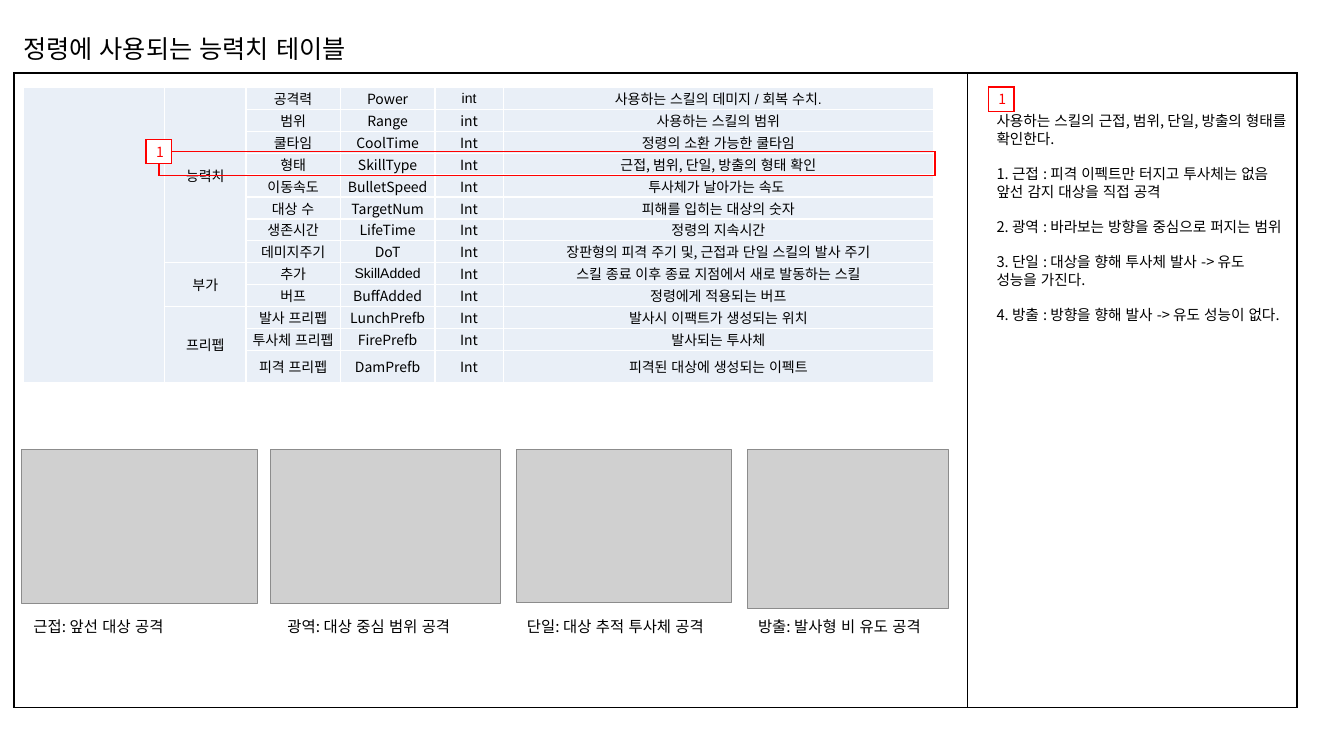
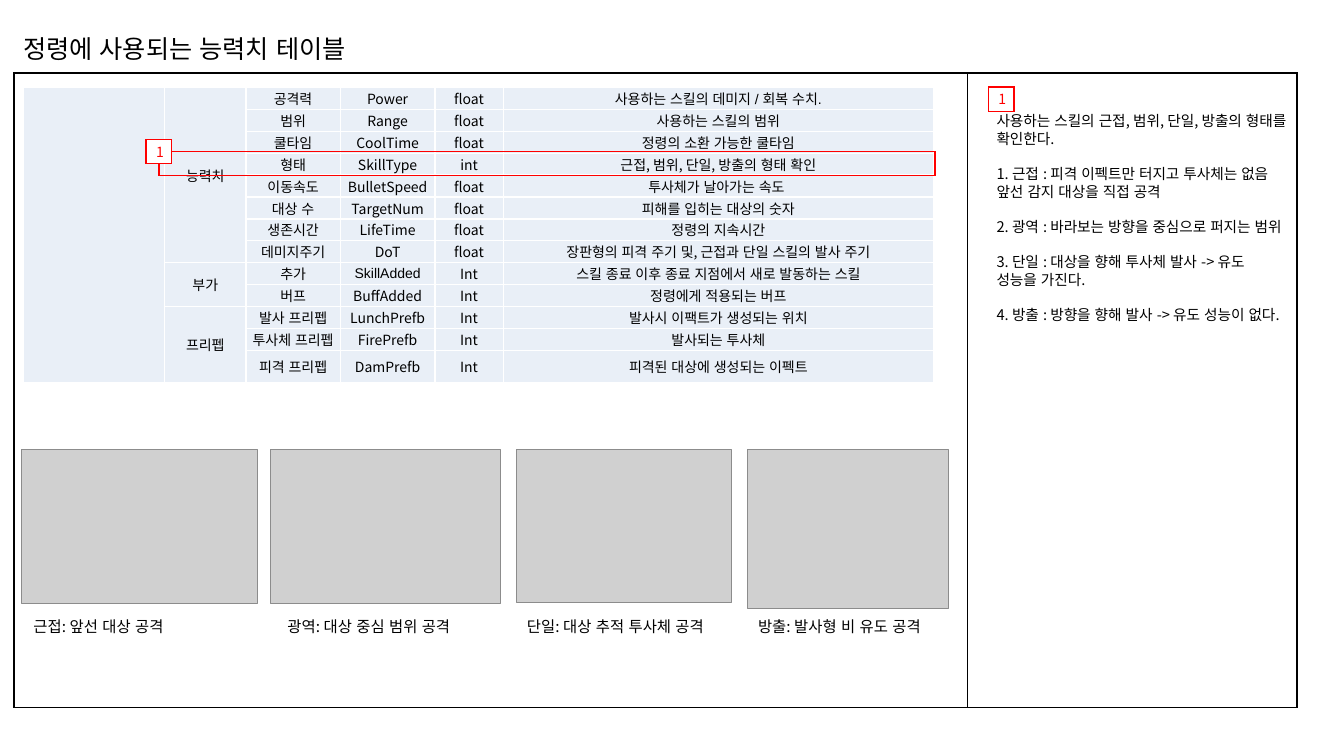
Before and after one commit to piecebypiece/Yggdrasil, a slide deck: slide 5 of 기획자료/PYG_정령_스킬_데이터_김순찬_220329.pptx. Drawn at 1344x756 pixels with LibreOffice and Linux fonts; fonts in the diff are those of the drawing; grey boxes stand for pictures. Boxes give left, top, right and bottom in pixels: in the first picture for what was removed or moved away, otherwise in the second. Text is boxed around its words. In the diff, an @@ line names an element or a change of style, - is before the commit and + after.

```diff
--- a/기획자료/PYG_정령_스킬_데이터_김순찬_220329.pptx
+++ b/기획자료/PYG_정령_스킬_데이터_김순찬_220329.pptx
@@ table at [23, 88, 935, 377] @@
-row 1, column 5: int
+row 1, column 5: float
-row 2, column 5: int
+row 2, column 5: float
-row 3, column 5: Int
+row 3, column 5: float
-row 4, column 5: Int
+row 4, column 5: int
-row 5, column 5: Int
+row 5, column 5: float
-row 6, column 5: Int
+row 6, column 5: float
-row 7, column 5: Int
+row 7, column 5: float
-row 8, column 5: Int
+row 8, column 5: float
```
Also in this commit, not shown: 5 other slides changed, 7 other files.
